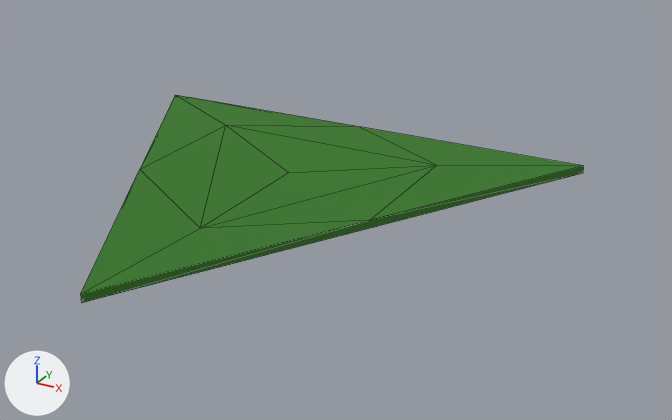
Two versions of the glTF model public/assets/0.glb, one commit apart.
Before and after are seen from a 50 mm lens placed at (0.898, -0.865, 0.679), pointed at (0.157, 0.483, 0.005). Lighting does not change. The marker at lower left points along +X, +Y and +Z. Mesh edges are drawn as thin lines.

The older version as bpy lines, for what is in view:
```python
me_circle_011 = bpy.data.meshes.new('Circle.011')
me_circle_011.from_pydata(...)  # 15 vertices, 24 faces; spans x -0.5..0.5, y 0.0..0.866, z 0.0..0.02
me_circle_011.materials.append(mat_ground)  # dark green #367825
ob_ground_000 = bpy.data.objects.new('ground.000', me_circle_011)
ob_ground_000.location = (0.0, 0.0, 0.01)
```
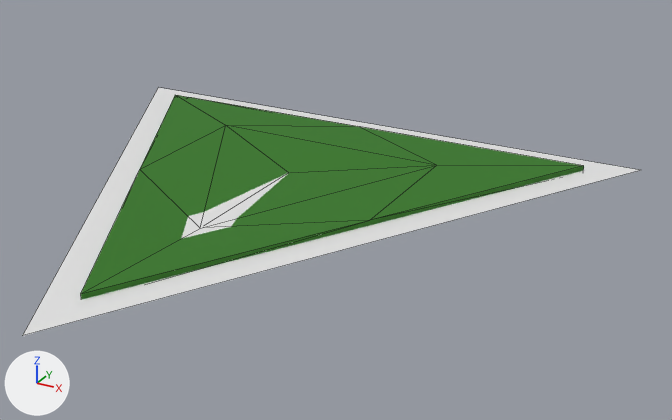
Location of each change, (x1, y1, x2, y2) in pixels of the pictures (672 x 420 px):
'flowers0', added: after (22, 88, 640, 336)

What changed in the scene script:
```text
Add me_circle_015:
    me_circle_015.from_pydata([(0.599, 1.038, 0.0), (-0.599, 1.038, 0.0), (0.0, 0.0, 0.0)], [], [(2, 1, 0)])
Add ob_flowers0:
    ob_flowers0 = bpy.data.objects.new('flowers0', me_circle_015)
    ob_flowers0.location = (0.0, -0.115, 0.015)
```
